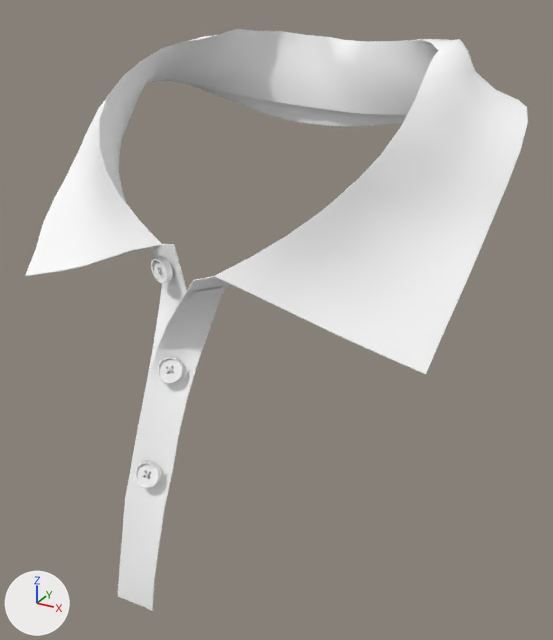
What one commit did to the glTF model icons/kit3d/collar-polo.glb.
Rendered twice from a camera (50 mm lens) standing at (0.148, -0.262, 1.66) and looking at (0.009, -0.009, 1.534). The lights are fixed; the arrows at lower left show +X, +Y and +Z. The older version comes first.

The first picture shows 'polo_buttons', 'polo_collar.001', 'polo_label', 'polo_placket', 'polo_placket.001', 'polo_placket.002', 'polo_placket.003' and 1 more.
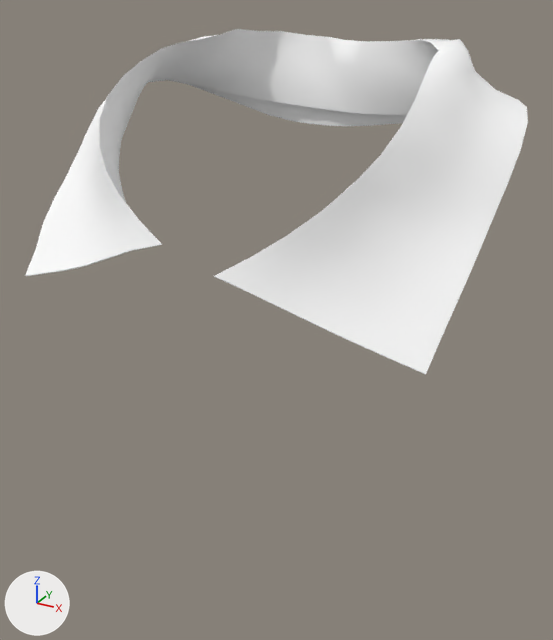
The change in detail:
Object 'polo_placket' (ob_polo_placket) is deleted.
Object 'polo_placket.001' (ob_polo_placket_001) is deleted.
Object 'polo_placket.002' (ob_polo_placket_002) is deleted.
Object 'polo_placket.003' (ob_polo_placket_003) is deleted.
Object 'polo_buttons' (ob_polo_buttons) is deleted.
Object 'polo_label' (ob_polo_label) is deleted.

Boxes [x1, y1, x2, y2] around the edits, measured in the pictures (553 x 640 px):
'polo_placket.002', deleted: before [118, 277, 229, 610]
'polo_buttons', deleted: before [135, 257, 184, 488]
'polo_placket.003', deleted: before [131, 245, 186, 464]
'polo_placket', deleted: before [118, 276, 228, 611]
'polo_label', deleted: before [136, 287, 224, 483]
'polo_placket.001', deleted: before [131, 244, 187, 602]
